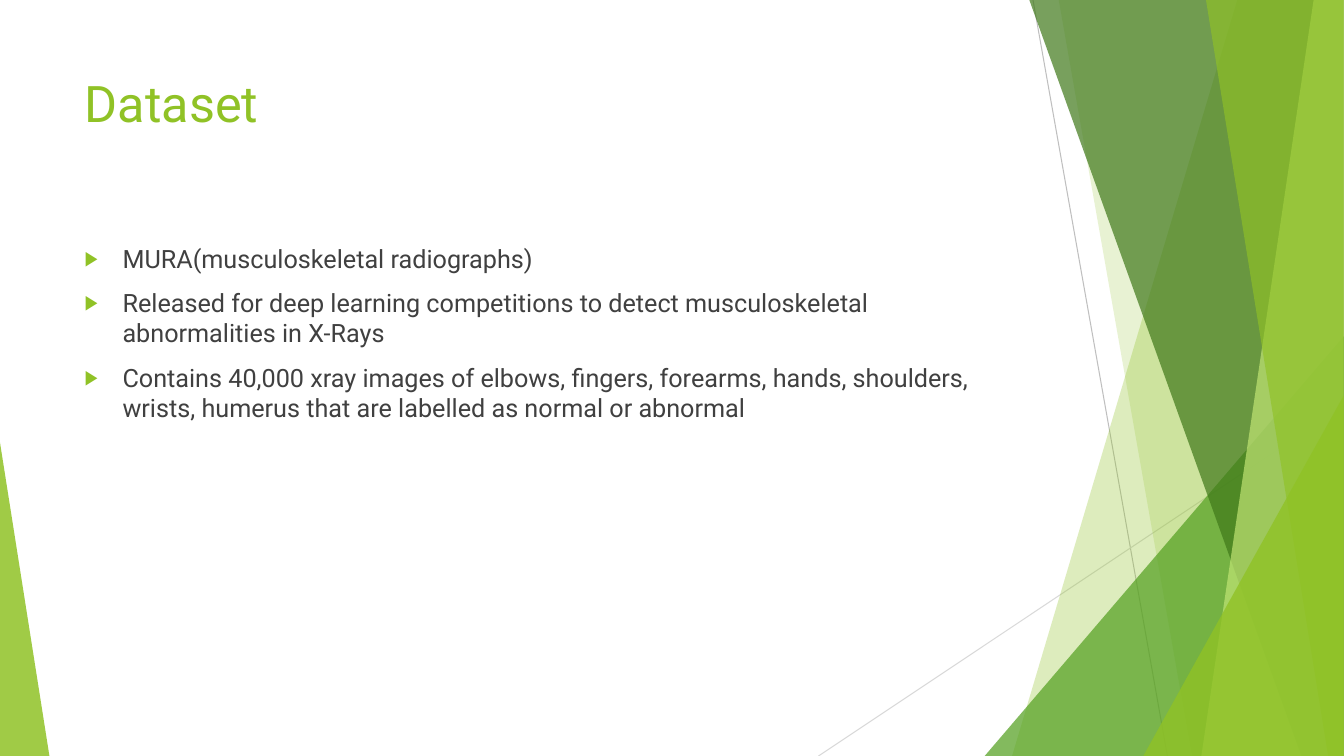
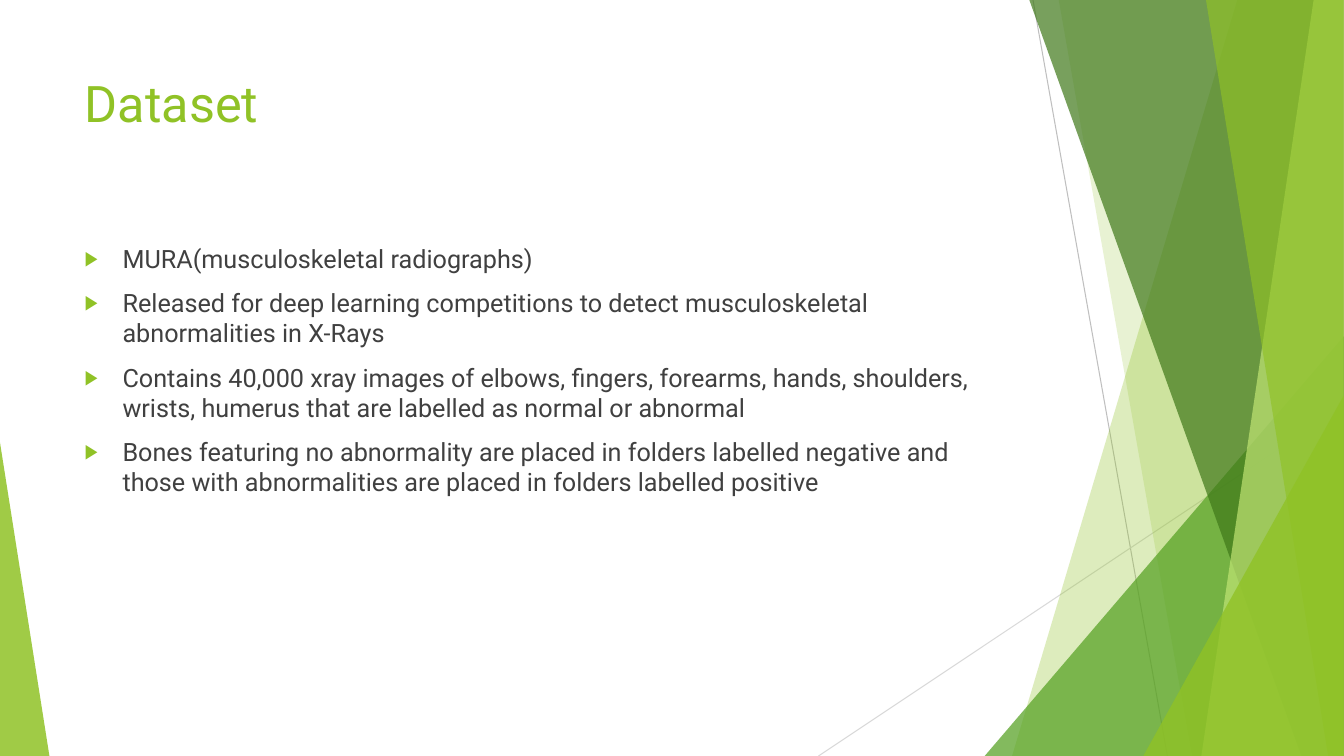
Before and after one commit to karsius/Broken-Bone-Detector, a slide deck: slide 4 of Fracture Detection Presentation.pptx. Drawn at 1344x756 pixels with LibreOffice and Linux fonts; fonts in the diff are those of the drawing. Boxes give left, top, right and bottom in pixels: in the first picture for what was removed or moved away, otherwise in the second. Text is boxed around its words. In the diff, an @@ line names an element or a change of style, - is before the commit and + after.

```diff
--- a/Fracture Detection Presentation.pptx
+++ b/Fracture Detection Presentation.pptx
@@ text at [123,442,949,496]: paragraph added @@
+▶ Bones featuring no abnormality are placed in folders labelled negative and those with abnormalities are placed in folders labelled positive
```
Also in this commit, not shown: 2 other slides changed.
